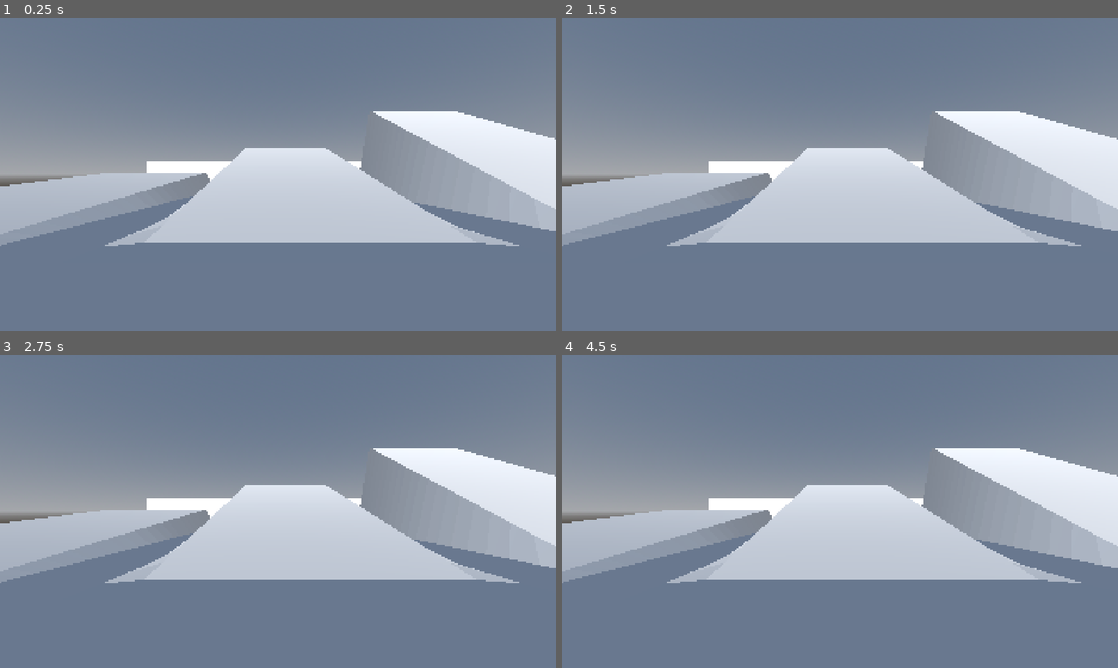
Above: before the commit, frames 1-4 (two rows, left to right).
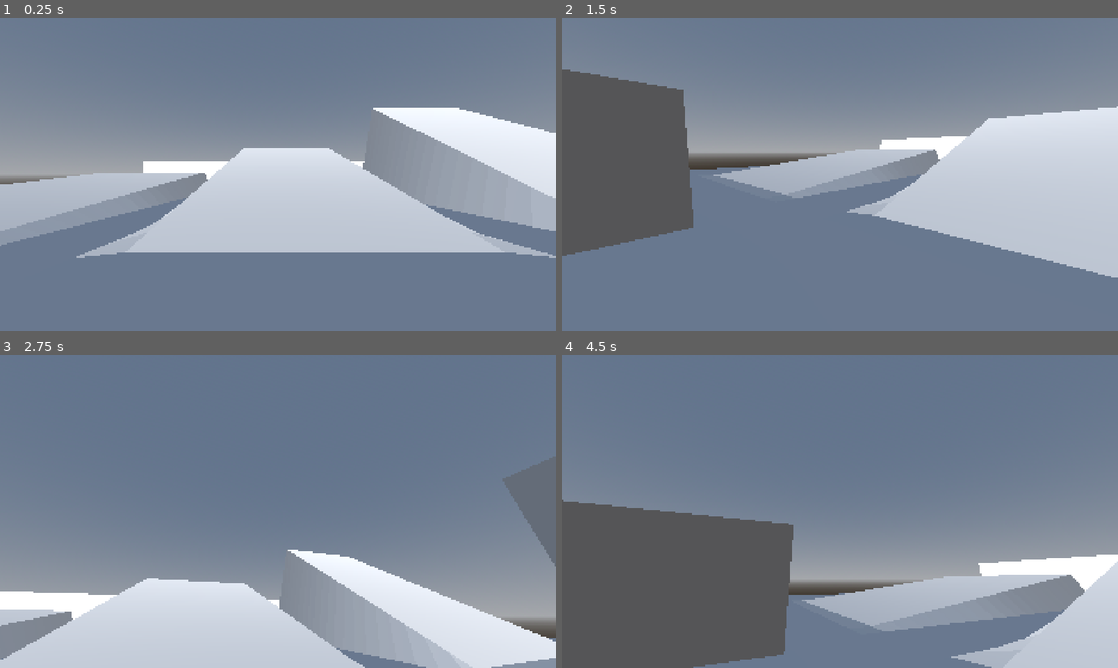
Above: after the commit, the same moments.

Repository: JFCarson/goon-tomb
Game: Godot game, scene res://main.tscn
Two runs of this game, one before a commit and one after it. Both use one fixed random seed, a clock stepped at 60 frames per second and the inputs below.
Inputs (mouse positions are in pixels of both pictures, inside the frame that each line leads up to):
- Up to frame 1 (0.25 s): no input
- Up to frame 2 (1.5 s): tap Enter at 0.5 s; move the mouse to (962, 158) at 0.52 s; tap Space at 1.25 s; move the mouse to (728, 190) at 1.27 s
- Up to frame 3 (2.75 s): tap Enter at 2 s; move the mouse to (333, 442) at 2.02 s
- Up to frame 4 (4.5 s): tap Space at 2.75, 4.25 s; move the mouse to (812, 574) at 2.77 s; tap Enter at 3.5 s; move the mouse to (1006, 558) at 3.52 s; move the mouse to (673, 464) at 4.27 s

The runs differ from the first frame. In frame 1, 4.4% of the frame differs, in the area x 0-100%, y 28-77%; in frame 2, 31%; in frame 3, 62%, in the area x 0-100%, y 29-100%; in frame 4, 55%.

Commit message:
feat(player-controller): added basic camera movement

Diff:
--- a/src/player/player.tscn
+++ b/src/player/player.tscn
@@ -12,6 +12,7 @@
 
 [node name="Player" type="CharacterBody3D" unique_id=865188573]
 script = ExtResource("1_4anbu")
+camera_sensitivity = 0.002
 metadata/_custom_type_script = "uid://iqkm3onig8v1"
 
 [node name="CollisionShape" type="CollisionShape3D" parent="." unique_id=1038574759]
@@ -23,7 +24,7 @@
 mesh = SubResource("CapsuleMesh_26let")
 
 [node name="CameraHolder" type="Node3D" parent="." unique_id=1683304578]
-transform = Transform3D(1, 0, 0, 0, 1, 0, 0, 0, 1, 0, 1.6, 0)
+transform = Transform3D(1, 0, 0, 0, 1, 0, 0, 0, 1, 0, 1.6, -0.6039726)
 
 [node name="Camera3D" type="Camera3D" parent="CameraHolder" unique_id=1103311905]
 transform = Transform3D(1, 0, 0, 0, 1, 0, 0, 0, 1, 0, 0, 0.24771172)
--- a/src/player/scripts/player.gd
+++ b/src/player/scripts/player.gd
@@ -2,3 +2,25 @@
 extends CharacterBody3D
 
 ## Orchestrator script for the player.
+
+
+# Camera Variables
+@export var camera_sensitivity : float
+@onready var camera_holder : Node3D = $CameraHolder
+var camera_pitch : float = 0.0
+
+
+func _ready() -> void:
+	# Capture the mouse.
+	Input.mouse_mode = Input.MOUSE_MODE_CAPTURED
+
+
+func _unhandled_input(event: InputEvent) -> void:
+	if event is InputEventMouseMotion:
+		# Handle horizontal look.
+		rotate_y(-event.relative.x * camera_sensitivity)
+
+		# Handle vertical look.
+		camera_pitch -= event.relative.y * camera_sensitivity
+		camera_pitch = clamp(camera_pitch, deg_to_rad(-80.0), deg_to_rad(80.0))
+		camera_holder.rotation.x = camera_pitch
